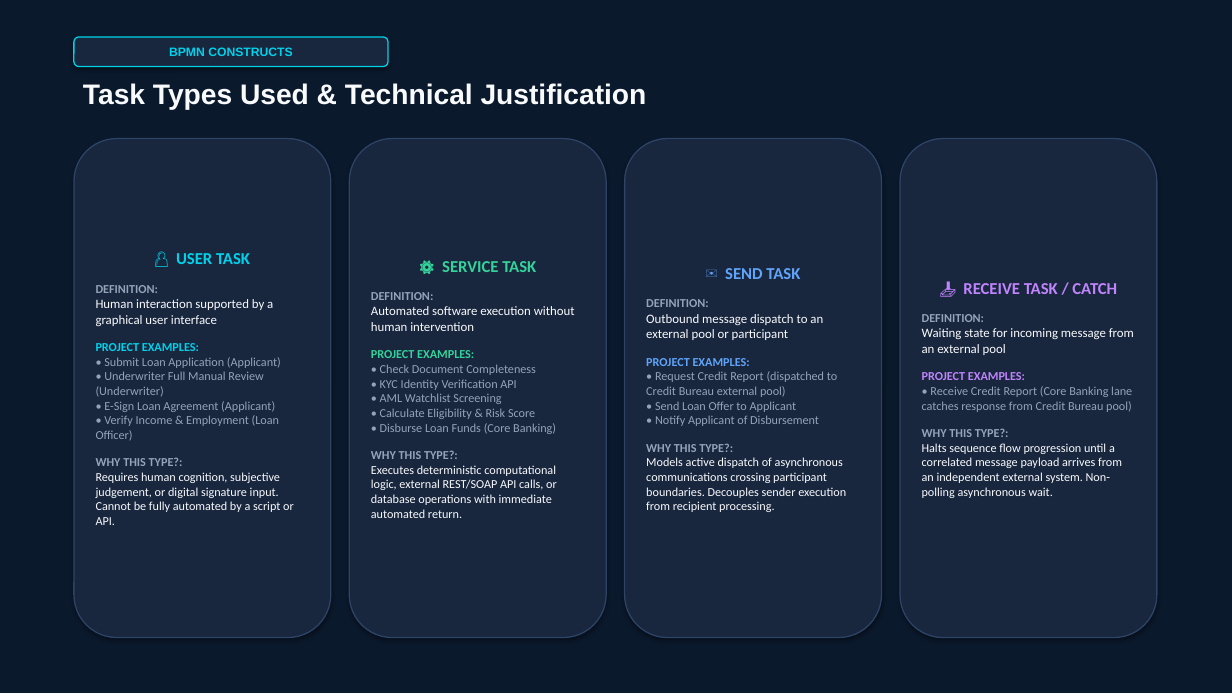
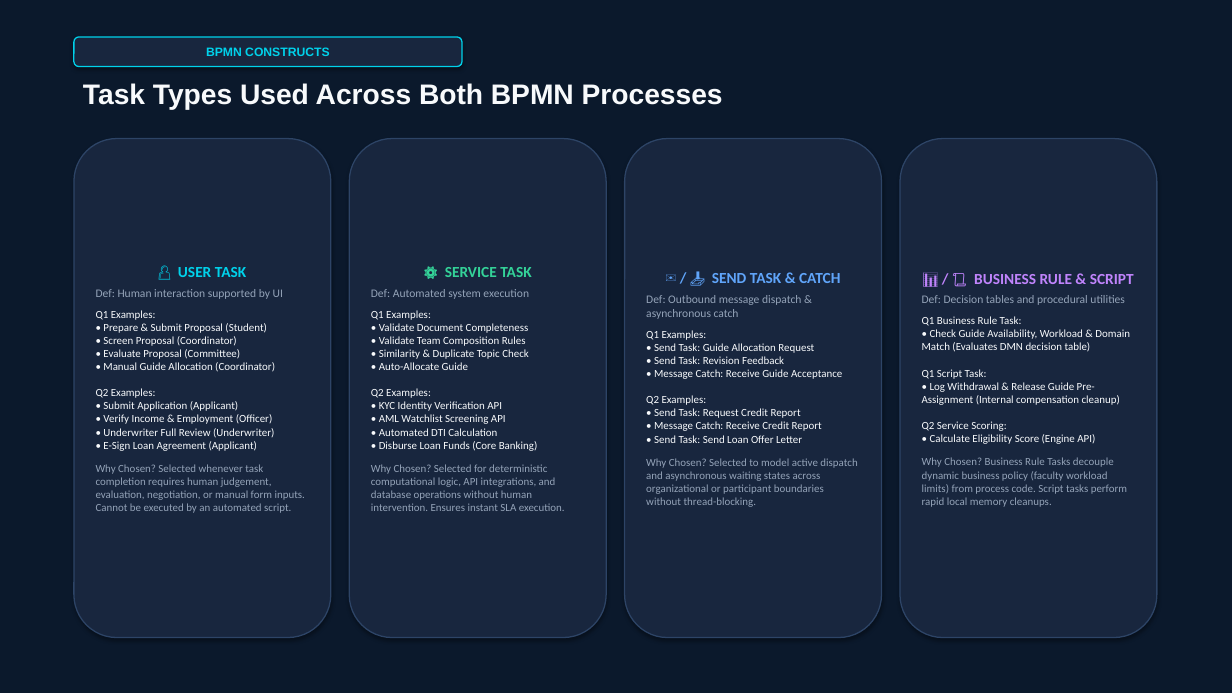
Before and after one commit to Mayank-web717/Workflow-Assignment-3, a slide deck: slide 5 of Presentation/BPMN_Project_Presentation.pptx (slide 4 before the commit). Drawn at 1232x693 pixels with LibreOffice and Linux fonts; fonts in the diff are those of the drawing. Boxes give left, top, right and bottom in pixels: in the first picture for what was removed or moved away, otherwise in the second. Text is boxed around its words. In the diff, an @@ line names an element or a change of style, - is before the commit and + after.

Commit message:
feat: expand academic presentation, PDF, viva Q&A, and mapping to cover both Question 1 and Question 2

```diff
--- a/Presentation/BPMN_Project_Presentation.pptx
+++ b/Presentation/BPMN_Project_Presentation.pptx
@@ rounded rectangle "BPMN CONSTRUCTS": place and size @@
-rounded rectangle "BPMN CONSTRUCTS" at (74, 37, 388, 67)
+rounded rectangle "BPMN CONSTRUCTS" at (74, 37, 462, 67)
@@ text at (83, 83, 723, 110): text changed @@
-Task Types Used & Technical Justification
+Task Types Used Across Both BPMN Processes
@@ text in rounded rectangle at (178, 267, 246, 277): size 13 to 12 pt in "👤 USER TASK"; less space between paragraphs @@
@@ text in rounded rectangle at (445, 267, 531, 277): size 13 to 12 pt in "⚙️ SERVICE TASK"; less space between paragraphs @@
@@ text in rounded rectangle at (96, 289, 305, 513): text changed; size 9.5 to 8.5 pt; text colour #94A3B8 to #F8FAFC @@
-DEFINITION:
-Human interaction supported by a graphical user interface
-PROJECT EXAMPLES:
-• Submit Loan Application (Applicant)
-• Underwriter Full Manual Review (Underwriter)
-• E-Sign Loan Agreement (Applicant)
-• Verify Income & Employment (Loan Officer)
-WHY THIS TYPE?:
-Requires human cognition, subjective judgement, or digital signature input. Cannot be fully automated by a script or API.
+Def: Human interaction supported by UI
+Q1 Examples:
+• Prepare & Submit Proposal (Student)
+• Screen Proposal (Coordinator)
+• Evaluate Proposal (Committee)
+• Manual Guide Allocation (Coordinator)
+Q2 Examples:
+• Submit Application (Applicant)
+• Verify Income & Employment (Officer)
+• Underwriter Full Review (Underwriter)
+• E-Sign Loan Agreement (Applicant)
+Why Chosen? Selected whenever task completion requires human judgement, evaluation, negotiation, or manual form inputs. Cannot be executed by an automated script.
@@ text in rounded rectangle at (371, 289, 565, 511): text changed; size 9.5 to 8.5 pt @@
-DEFINITION:
-Automated software execution without human intervention
-PROJECT EXAMPLES:
-• Check Document Completeness
-• KYC Identity Verification API
-• AML Watchlist Screening
-• Calculate Eligibility & Risk Score
-• Disburse Loan Funds (Core Banking)
-WHY THIS TYPE?:
-Executes deterministic computational logic, external REST/SOAP API calls, or database operations with immediate automated return.
+Def: Automated system execution
+Q1 Examples:
+• Validate Document Completeness
+• Validate Team Composition Rules
+• Similarity & Duplicate Topic Check
+• Auto-Allocate Guide
+Q2 Examples:
+• KYC Identity Verification API
+• AML Watchlist Screening API
+• Automated DTI Calculation
+• Disburse Loan Funds (Core Banking)
+Why Chosen? Selected for deterministic computational logic, API integrations, and database operations without human intervention. Ensures instant SLA execution.
@@ text in rounded rectangle at (646, 273, 857, 507): text changed; size 9.5 to 8.5 pt @@
-✉️ SEND TASK
-DEFINITION:
-Outbound message dispatch to an external pool or participant
-PROJECT EXAMPLES:
-• Request Credit Report (dispatched to Credit Bureau external pool)
-• Send Loan Offer to Applicant
-• Notify Applicant of Disbursement
-WHY THIS TYPE?:
-Models active dispatch of asynchronous communications crossing participant boundaries. Decouples sender execution from recipient processing.
+✉️ / 📥 SEND TASK & CATCH
+Def: Outbound message dispatch & asynchronous catch
+Q1 Examples:
+• Send Task: Guide Allocation Request
+• Send Task: Revision Feedback
+• Message Catch: Receive Guide Acceptance
+Q2 Examples:
+• Send Task: Request Credit Report
+• Message Catch: Receive Credit Report
+• Send Task: Send Loan Offer Letter
+Why Chosen? Selected to model active dispatch and asynchronous waiting states across organizational or participant boundaries without thread-blocking.
@@ text in rounded rectangle at (922, 274, 1134, 507): text changed; size 9.5 to 8.5 pt @@
-📥 RECEIVE TASK / CATCH
-DEFINITION:
-Waiting state for incoming message from an external pool
-PROJECT EXAMPLES:
-• Receive Credit Report (Core Banking lane catches response from Credit Bureau pool)
-WHY THIS TYPE?:
-Halts sequence flow progression until a correlated message payload arrives from an independent external system. Non-polling asynchronous wait.
+📊 / 📜 BUSINESS RULE & SCRIPT
+Def: Decision tables and procedural utilities
+Q1 Business Rule Task:
+• Check Guide Availability, Workload & Domain Match (Evaluates DMN decision table)
+Q1 Script Task:
+• Log Withdrawal & Release Guide Pre-Assignment (Internal compensation cleanup)
+Q2 Service Scoring:
+• Calculate Eligibility Score (Engine API)
+Why Chosen? Business Rule Tasks decouple dynamic business policy (faculty workload limits) from process code. Script tasks perform rapid local memory cleanups.
```
Also in this commit, not shown: 6 other slides changed, 7 slides added, 5 slides removed, 6 other files.
